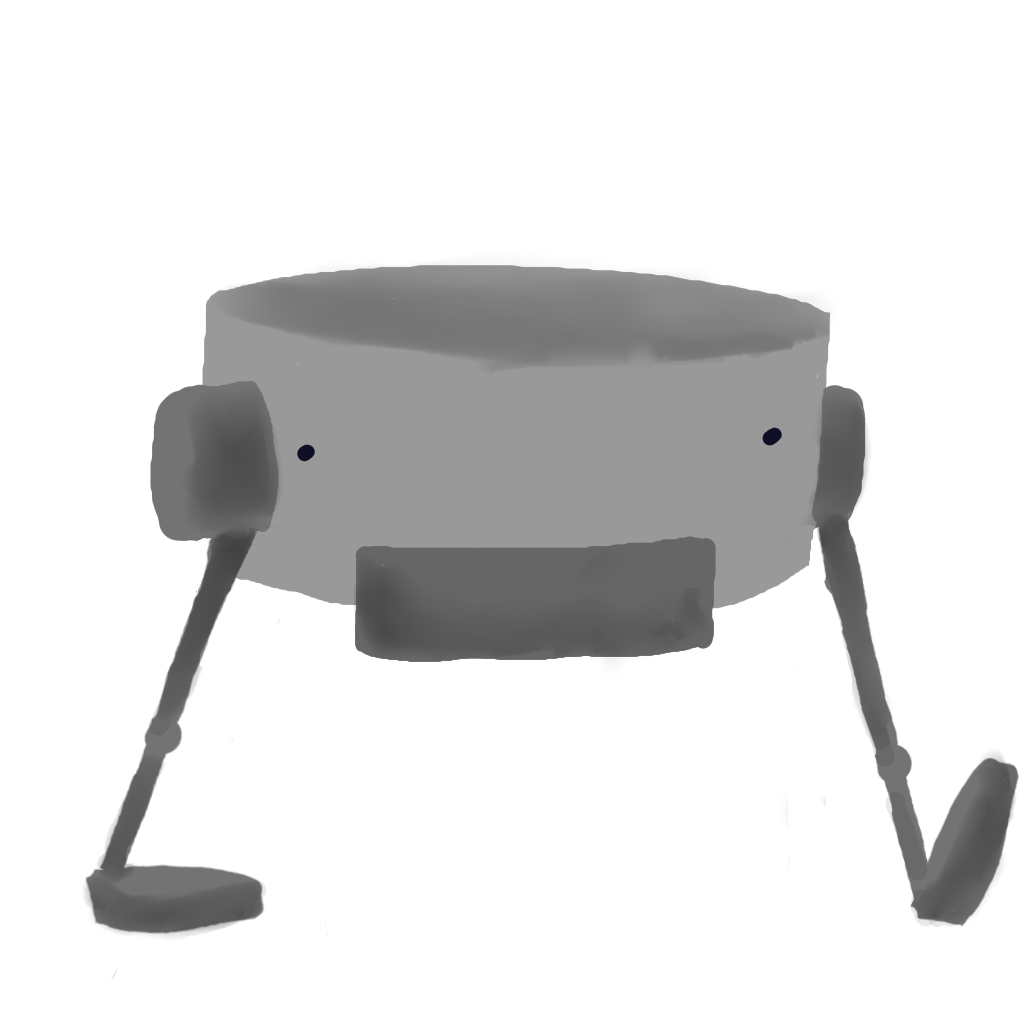
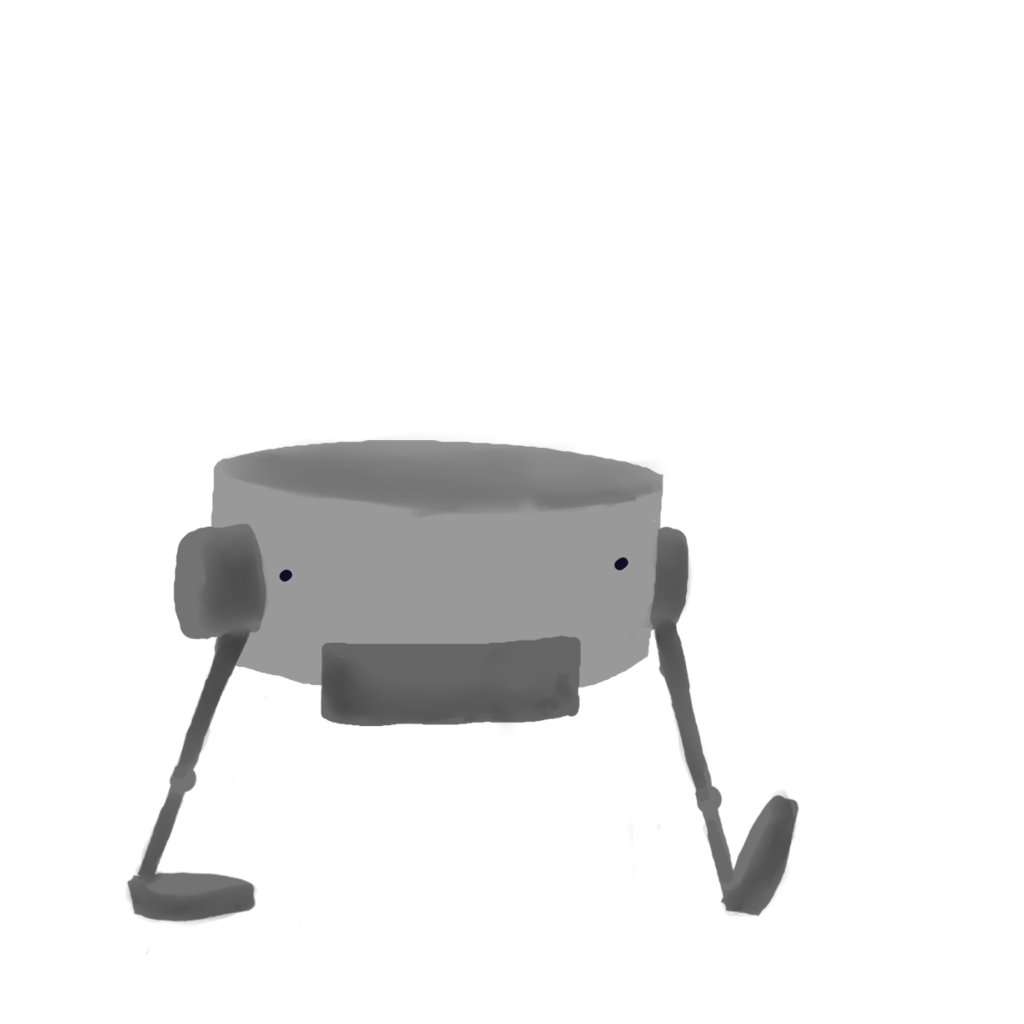
Revision of a layered 1024 × 1024 image; what changed, layer by layer:
renamed "Paint Layer 1" to "Shadows", painted on it over [128, 253, 1020, 958]
painted on "Fore Leg" over [128, 320, 384, 958]
painted on "Body" over [82, 253, 1020, 985]
painted on "Hind Leg" over [576, 320, 1020, 927]
